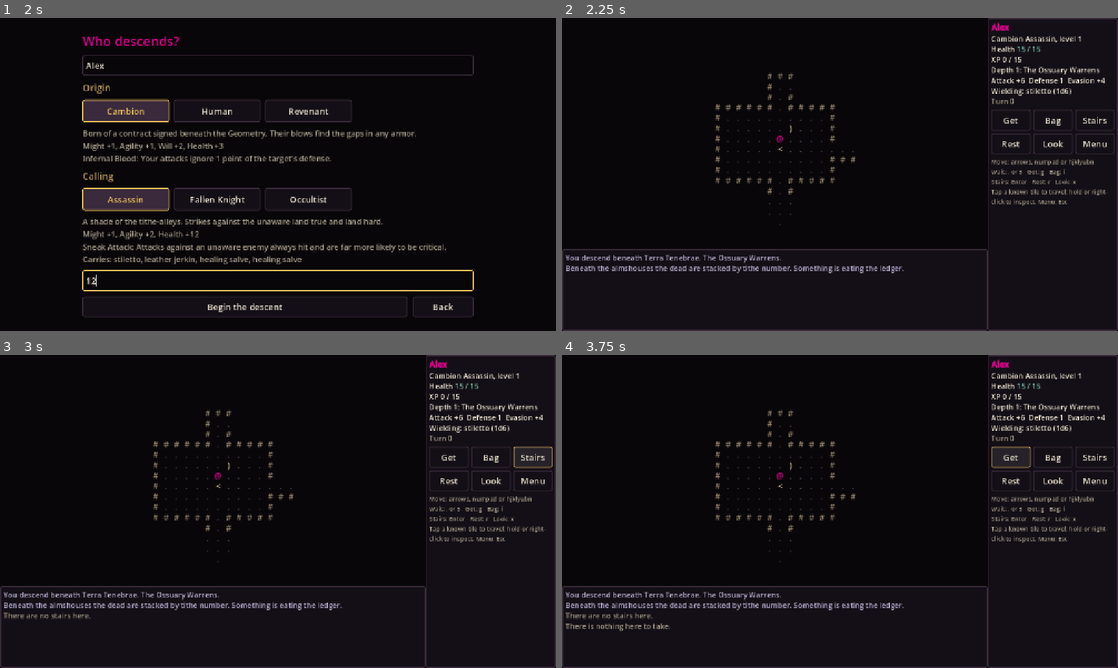
Above: before the commit, frames 1-4 (two rows, left to right).
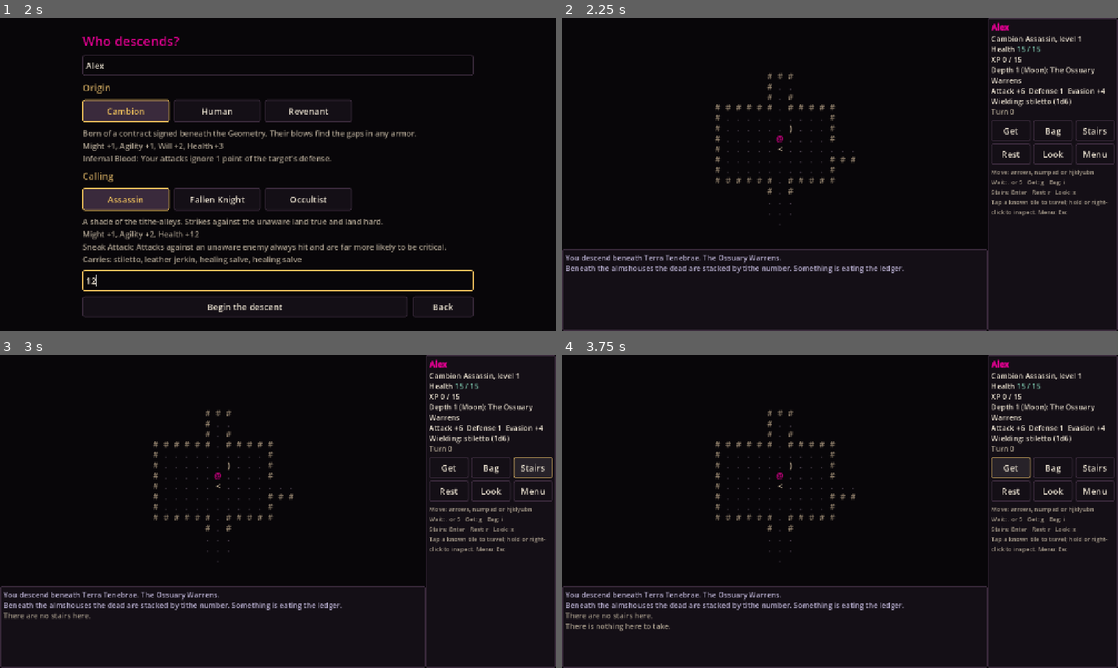
Above: after the commit, the same moments.

Repository: sophiashadow/Abyssal-Sovereign
Game: Godot game, scene res://scenes/main.tscn
Same seed, same stepped clock (60 frames per second), same inputs: the game is played once before the commit and once after it.
Inputs (mouse positions are in pixels of both pictures, inside the frame that each line leads up to):
- Up to frame 1 (2 s): click "New Run" at 0.5 s; click (278, 64) at 1.27 s; type "Alex" at 1.35 s; click (278, 280) at 1.5 s; type "12" at 1.58 s
- Up to frame 2 (2.25 s): click "Begin the descent" at 2 s
- Up to frame 3 (3 s): click "Stairs" at 2.75 s
- Up to frame 4 (3.75 s): click "Get" at 3.5 s

Frame 1 is identical in both runs. In frame 2, 2.6% of the frame differs, in the area x 77-100%, y 15-64%; in frame 3, 2.7%; in frame 4, 2.7%.

Commit message:
Milestone 4: Seven Spheres, Sphere Gates, Two Ways, and Apotheosis Guard

Diff:
--- a/content/core/floors.json
+++ b/content/core/floors.json
@@ -2,7 +2,7 @@
   "schema": "floors",
   "version": 1,
   "entries": [
-    {"id": "ossuary_warrens", "depth": 1, "name": "The Ossuary Warrens",
+    {"id": "ossuary_warrens", "depth": 1, "sphere": "Moon", "name": "The Ossuary Warrens",
      "description": "Beneath the almshouses the dead are stacked by tithe number. Something is eating the ledger.",
      "width": 60, "height": 34, "rooms_min": 7, "rooms_max": 10,
      "monsters_min": 6, "monsters_max": 9, "items_min": 5, "items_max": 7,
@@ -10,7 +10,7 @@
      "item_table": [{"id": "healing_salve", "weight": 5}, {"id": "rusted_blade", "weight": 2}, {"id": "leather_jerkin", "weight": 2},
                     {"id": "ash_robe", "weight": 1}, {"id": "stiletto", "weight": 1}],
      "exit": "stairs"},
-    {"id": "tithe_vaults", "depth": 2, "name": "The Tithe Vaults",
+    {"id": "tithe_vaults", "depth": 2, "sphere": "Mercury", "name": "The Tithe Vaults",
      "description": "Counting-rooms of the armed church, sealed and forgotten. The false sun is painted on every lintel.",
      "width": 64, "height": 36, "rooms_min": 8, "rooms_max": 11,
      "monsters_min": 8, "monsters_max": 11, "items_min": 5, "items_max": 8,
@@ -21,14 +21,49 @@
                     {"id": "eye_of_lilith", "weight": 1}, {"id": "broken_tithe_seal", "weight": 1},
                     {"id": "confessors_glass", "weight": 1}, {"id": "ophite_key", "weight": 1}],
      "exit": "stairs"},
-    {"id": "sealed_stair", "depth": 3, "name": "The Sealed Stair",
+    {"id": "gilded_choir", "depth": 3, "sphere": "Venus", "name": "The Gilded Choir",
+     "description": "A gallery of brass censers and false-sun hymnal galleries. The air tastes of copper and old vows.",
+     "width": 64, "height": 36, "rooms_min": 8, "rooms_max": 11,
+     "monsters_min": 8, "monsters_max": 11, "items_min": 5, "items_max": 8,
+     "monster_table": [{"id": "catalogued_dead", "weight": 3}, {"id": "false_sun_cultist", "weight": 4}, {"id": "ghoul", "weight": 3}],
+     "item_table": [{"id": "healing_salve", "weight": 4}, {"id": "bone_tincture", "weight": 2}, {"id": "vial_of_false_light", "weight": 2},
+                    {"id": "chain_hauberk", "weight": 1}, {"id": "notched_longsword", "weight": 1}, {"id": "flail_of_penance", "weight": 1},
+                    {"id": "eye_of_lilith", "weight": 1}, {"id": "confessors_glass", "weight": 1}],
+     "exit": "stairs"},
+    {"id": "false_solar_court", "depth": 4, "sphere": "Sun", "name": "The False Solar Court",
+     "description": "Lanterns burn without oil over dry flagstones. Cantors keep the cadence of Prosay's wheel.",
+     "width": 66, "height": 38, "rooms_min": 8, "rooms_max": 12,
+     "monsters_min": 9, "monsters_max": 12, "items_min": 6, "items_max": 9,
+     "monster_table": [{"id": "false_sun_cultist", "weight": 3}, {"id": "ghoul", "weight": 4}, {"id": "inquisition_cantor", "weight": 3}],
+     "item_table": [{"id": "bone_tincture", "weight": 3}, {"id": "healing_salve", "weight": 3}, {"id": "vial_of_false_light", "weight": 2},
+                    {"id": "flail_of_penance", "weight": 1}, {"id": "broken_tithe_seal", "weight": 1},
+                    {"id": "confessors_glass", "weight": 1}, {"id": "ophite_key", "weight": 1}],
+     "exit": "stairs"},
+    {"id": "iron_scriptorium", "depth": 5, "sphere": "Mars", "name": "The Iron Scriptorium",
+     "description": "Black-iron desks bolted to bedrock; every wall is ruled in columns of names and penalties.",
+     "width": 66, "height": 38, "rooms_min": 8, "rooms_max": 12,
+     "monsters_min": 9, "monsters_max": 12, "items_min": 6, "items_max": 9,
+     "monster_table": [{"id": "ghoul", "weight": 3}, {"id": "inquisition_cantor", "weight": 4}, {"id": "tithe_inquisitor", "weight": 3}],
+     "item_table": [{"id": "bone_tincture", "weight": 3}, {"id": "vial_of_false_light", "weight": 2},
+                    {"id": "preliator_plate", "weight": 1}, {"id": "crux_gladii", "weight": 1},
+                    {"id": "ophite_key", "weight": 1}, {"id": "broken_halo", "weight": 1}],
+     "exit": "stairs"},
+    {"id": "chamber_of_decrees", "depth": 6, "sphere": "Jupiter", "name": "The Chamber of Decrees",
+     "description": "A vaulted hall of stamped seals and unappealable judgments. Nothing descends past here unrecorded.",
+     "width": 66, "height": 38, "rooms_min": 8, "rooms_max": 12,
+     "monsters_min": 10, "monsters_max": 13, "items_min": 6, "items_max": 9,
+     "monster_table": [{"id": "ghoul", "weight": 2}, {"id": "inquisition_cantor", "weight": 4}, {"id": "tithe_inquisitor", "weight": 4}],
+     "item_table": [{"id": "bone_tincture", "weight": 3}, {"id": "healing_salve", "weight": 2}, {"id": "vial_of_false_light", "weight": 2},
+                    {"id": "preliator_plate", "weight": 1}, {"id": "crux_gladii", "weight": 1},
+                    {"id": "broken_halo", "weight": 1}, {"id": "confessors_glass", "weight": 1}],
+     "exit": "stairs"},
+    {"id": "sealed_stair", "depth": 7, "sphere": "Saturn", "name": "The Sealed Stair",
      "description": "The lowest record. Past the Sentinel is a door the Architect never wrote down.",
      "width": 66, "height": 38, "rooms_min": 8, "rooms_max": 12,
-     "monsters_min": 9, "monsters_max": 12, "items_min": 5, "items_max": 8,
-     "monster_table": [{"id": "catalogued_dead", "weight": 3}, {"id": "false_sun_cultist", "weight": 4}, {"id": "ghoul", "weight": 4}],
+     "monsters_min": 9, "monsters_max": 12, "items_min": 6, "items_max": 9,
+     "monster_table": [{"id": "inquisition_cantor", "weight": 4}, {"id": "tithe_inquisitor", "weight": 4}, {"id": "ghoul", "weight": 2}],
      "item_table": [{"id": "bone_tincture", "weight": 3}, {"id": "healing_salve", "weight": 3}, {"id": "vial_of_false_light", "weight": 2},
-                    {"id": "preliator_plate", "weight": 1}, {"id": "crux_gladii", "weight": 1}, {"id": "flail_of_penance", "weight": 1},
-                    {"id": "ophite_key", "weight": 1}, {"id": "broken_halo", "weight": 1}],
+                    {"id": "preliator_plate", "weight": 1}, {"id": "crux_gladii", "weight": 1}, {"id": "broken_halo", "weight": 1}],
      "exit": "sealed_door", "guardian": "preliator_sentinel"}
   ]
 }
--- a/content/core/monsters.json
+++ b/content/core/monsters.json
@@ -14,9 +14,15 @@
     {"id": "ghoul", "name": "ghoul", "glyph": "g", "color": "#9fb38a",
      "description": "What the ossuaries make of the hungry. Slow, patient, and very strong.",
      "hp": 20, "damage": "1d8+1", "accuracy": 1, "evasion": 0, "defense": 1, "speed": 90, "xp": 15, "perception": 6, "tags": ["undead"]},
+    {"id": "inquisition_cantor", "name": "Inquisition Cantor", "glyph": "C", "color": "#f2c35c",
+     "description": "Chants the Dominion's chains in steady cadence until sight and solace both narrow.",
+     "hp": 20, "damage": "1d6+1", "accuracy": 2, "evasion": 1, "defense": 1, "speed": 100, "xp": 22, "perception": 9, "tags": ["human", "dominion", "chain_isolation", "chain_fog"]},
+    {"id": "tithe_inquisitor", "name": "Tithe Inquisitor", "glyph": "I", "color": "#df7186",
+     "description": "Armoured in black iron to audit the deeper vaults. Strikes slow and sure.",
+     "hp": 24, "damage": "1d8+1", "accuracy": 2, "evasion": 0, "defense": 2, "speed": 95, "xp": 28, "perception": 8, "tags": ["human", "dominion"]},
     {"id": "preliator_sentinel", "name": "Preliator Sentinel", "glyph": "P", "color": "#ff4d6d",
      "description": "The warden of the Sealed Stair, black iron and imperial purple. Measured, tireless, sure it is holy.",
-     "hp": 45, "damage": "1d10+1", "accuracy": 3, "evasion": 1, "defense": 2, "speed": 100, "xp": 100, "perception": 12,
+     "hp": 50, "damage": "1d10+1", "accuracy": 4, "evasion": 1, "defense": 2, "speed": 100, "xp": 150, "perception": 12,
      "tags": ["guardian", "dominion", "chain_fog"], "unique": true}
   ]
 }
--- a/src/content/schema.gd
+++ b/src/content/schema.gd
@@ -107,6 +107,7 @@
 	"floors": {
 		"id": {"type": "id", "required": true},
 		"depth": {"type": "int", "required": true, "min": 1},
+		"sphere": {"type": "string", "required": false},
 		"name": {"type": "string", "required": true},
 		"description": {"type": "text", "required": true},
 		"width": {"type": "int", "required": true, "min": 20},
--- a/src/sim/world.gd
+++ b/src/sim/world.gd
@@ -10,7 +10,7 @@
 ## id 1, so the player wins ties. Player actions return true if they spent
 ## time; the world then runs monsters until it is the player's turn again.
 
-const SAVE_VERSION := 2
+const SAVE_VERSION := 3
 const PLAYER_ID := 1
 const COST_MOVE := 100
 const COST_ATTACK := 100
@@ -19,6 +19,8 @@
 const COST_STAIRS := 100
 const NOTICE_PCT := 60
 const MASK_RISK_MAX := 12
+const APOTHEOSIS_THRESHOLD := 8
+const GATE_METHODS: Array[String] = ["stormed", "serpents_key", "given_back", "by_name"]
 const LOG_LIMIT := 300
 ## The player recovers 1 health every this many turns (scaled by the
 ## species' heal_mult: a revenant mends at half speed).
@@ -36,6 +38,9 @@
 var turns: int = 0 # player actions taken
 var state: State = State.PLAYING
 var death_cause: String = ""
+var apotheosis: int = 0
+var way_serpent: int = 0
+var way_return: int = 0
 var next_entity_id: int = 2
 var messages: Array[Dictionary] = []
 ## Bumped whenever messages change, so the UI can redraw lazily.
@@ -322,6 +327,7 @@
 		log_msg("You lack the blood to work the %s." % d["name"], "danger")
 		return false
 	player.hp -= cost
+	apotheosis += 1
 	apply_status(player, sid)
 	if sid == "confessors_clarity" and player.has_status("perception_fog"):
 		_remove_status(player, "perception_fog")
@@ -345,6 +351,8 @@
 	if mods.has("max_hp") and int(mods["max_hp"]) > 0:
 		player.hp = mini(player.stat("max_hp"), player.hp + int(mods["max_hp"]))
 	player.inventory.remove_at(index)
+	apotheosis += 2
+	way_serpent += 1
 	update_fov()
 	log_msg("You transmute the %s; its power stays with you." % d["name"], "lore")
 	return _finish_player_action(COST_ITEM)
@@ -366,17 +374,79 @@
 	return _finish_player_action(COST_ITEM)
 
 
+func needs_gate_to_descend() -> bool:
+	return state == State.PLAYING and current_floor().get_tile(player.pos) == Tiles.STAIRS_DOWN and not floors.has(depth + 1)
+
+
+func player_descend_gate(method: String) -> bool:
+	if state != State.PLAYING:
+		return false
+	if current_floor().get_tile(player.pos) != Tiles.STAIRS_DOWN:
+		log_msg("There are no stairs here.")
+		return false
+	if not GATE_METHODS.has(method):
+		return false
+	var first_visit := not floors.has(depth + 1)
+	if first_visit:
+		match method:
+			"stormed":
+				var cost := mini(3, maxi(0, player.hp - 1))
+				player.hp -= cost
+				apotheosis += 2
+				log_msg("You force the Sphere Gate open.", "danger")
+			"serpents_key":
+				var cost := mini(2, maxi(0, player.hp - 1))
+				player.hp -= cost
+				way_serpent += 1
+				apotheosis += 1
+				log_msg("You slip the Serpent's Key into the seam of the gate.", "lore")
+			"given_back":
+				var cidx := -1
+				for i in player.inventory.size():
+					if String(player.inventory[i].def(db)["kind"]) == "consumable":
+						cidx = i
+						break
+				if cidx >= 0:
+					var cit := player.inventory[cidx]
+					cit.quantity -= 1
+					if cit.quantity <= 0:
+						player.inventory.remove_at(cidx)
+				else:
+					player.hp -= mini(3, maxi(0, player.hp - 1))
+				way_return += 1
+				apotheosis = maxi(0, apotheosis - 2)
+				log_msg("You lay down leverage at the threshold and pass.", "good")
+			"by_name":
+				apotheosis = maxi(0, apotheosis - 1)
+				log_msg("You speak your own name to the gate; something below hears it.", "lore")
+	_enter_floor(depth + 1, true)
+	if first_visit and method == "by_name":
+		var nearest: Actor = null
+		var best_d := 1 << 30
+		for a in current_floor().actors:
+			if not a.is_player and a.is_alive():
+				var d_m := Grid.chebyshev(a.pos, player.pos)
+				if d_m < best_d:
+					best_d = d_m
+					nearest = a
+		if nearest != null:
+			nearest.awake = true
+			_remember_player(nearest)
+	var fd := db.floor_for_depth(depth)
+	var sphere := String(fd.get("sphere", ""))
+	var fname := "%s (%s)" % [fd.get("name", "the next floor"), sphere] if sphere != "" else String(fd.get("name", "the next floor"))
+	log_msg("You descend to %s." % fname, "lore")
+	log_msg(String(fd.get("description", "")), "lore")
+	return _finish_player_action(COST_STAIRS)
+
+
 ## Takes the stairs under the player, if any.
 func player_stairs() -> bool:
 	if state != State.PLAYING:
 		return false
 	var t := current_floor().get_tile(player.pos)
 	if t == Tiles.STAIRS_DOWN:
-		_enter_floor(depth + 1, true)
-		var fd := db.floor_for_depth(depth)
-		log_msg("You descend to %s." % fd.get("name", "the next floor"), "lore")
-		log_msg(String(fd.get("description", "")), "lore")
-		return _finish_player_action(COST_STAIRS)
+		return player_descend_gate("stormed")
 	if t == Tiles.STAIRS_UP:
 		if depth == 1:
 			log_msg("Above is the Architect's daylight. You did not come down here to go back.")
@@ -686,6 +756,11 @@
 func gain_xp(amount: int) -> void:
 	if amount <= 0:
 		return
+	if apotheosis >= APOTHEOSIS_THRESHOLD:
+		if not player.flags.has("apotheosis_warned"):
+			player.flags["apotheosis_warned"] = 1
+			log_msg("The record no longer measures you; you have begun to write it.", "lore")
+		return
 	player.xp += amount
 	while player.xp >= xp_for_level(player.level + 1):
 		player.level += 1
@@ -729,6 +804,8 @@
 			log_msg("You use the %s and recover %d health." % [d["name"], a.hp - before], "good")
 		"status":
 			log_msg("You drink the %s." % d["name"], "info")
+			if String(d["status"]) == "false_light":
+				apotheosis += 2
 			apply_status(a, String(d["status"]))
 	it.quantity -= 1
 	if it.quantity <= 0:
@@ -783,7 +860,37 @@
 func _win() -> void:
 	turns += 1
 	state = State.WON
-	log_msg("You step through the Unwritten Door, into a dark the Architect never mapped.", "lore")
+	var vic := victory_kind()
+	if String(vic["id"]) == "by_decree":
+		log_msg("The Unwritten Door opens and accepts your seal. You won. That is the problem.", "lore")
+	else:
+		log_msg("You step through the Unwritten Door, into a dark the Architect never mapped.", "lore")
+
+
+func victory_kind() -> Dictionary:
+	if apotheosis >= APOTHEOSIS_THRESHOLD:
+		return {
+			"id": "by_decree",
+			"title": "Victory: By Decree",
+			"epitaph": "You won. That's the problem. The Unwritten Door opens and accepts your seal; a smaller Rex Mundi wears your face.",
+		}
+	if way_serpent > way_return:
+		return {
+			"id": "serpent",
+			"title": "Victory: The Serpent's Way",
+			"epitaph": "You leave by the Serpent's seam—carrying the stolen key, uncounted and unanswered.",
+		}
+	if way_return > way_serpent:
+		return {
+			"id": "return",
+			"title": "Victory: The Way of Return",
+			"epitaph": "You leave by the Way of Return—empty-handed, oriented, and outside the ledger.",
+		}
+	return {
+		"id": "unwritten",
+		"title": "You passed through the Unwritten Door.",
+		"epitaph": "The Sentinel is unmade and the door the Architect never wrote down stands behind you. Beyond it is a dark that is yours.",
+	}
 
 
 func named_loss() -> Dictionary:
@@ -818,6 +925,7 @@
 		"seed": str(run_seed),
 		"depth": depth, "time": time, "turns": turns,
 		"state": int(state), "cause": death_cause,
+		"apotheosis": apotheosis, "way_serpent": way_serpent, "way_return": way_return,
 		"next_id": next_entity_id,
 		"rng": rng.get_state_string(),
 		"player": player.to_dict(),
@@ -827,9 +935,9 @@
 
 
 static func _migrate(d: Dictionary) -> Dictionary:
-	var ver := int(d.get("save_version", -1))
+	var out := d.duplicate(true)
+	var ver := int(out.get("save_version", -1))
 	if ver == 1:
-		var out := d.duplicate(true)
 		out["save_version"] = 2
 		if typeof(out.get("player")) == TYPE_DICTIONARY:
 			out["player"]["mask"] = out["player"].get("mask", "bare_face")
@@ -842,8 +950,13 @@
 						if typeof(a) == TYPE_DICTIONARY:
 							a["mask"] = a.get("mask", "bare_face")
 							a["mask_risk"] = int(a.get("mask_risk", 0))
-		return out
-	return d
+		ver = 2
+	if ver == 2:
+		out["save_version"] = 3
+		out["apotheosis"] = int(out.get("apotheosis", 0))
+		out["way_serpent"] = int(out.get("way_serpent", 0))
+		out["way_return"] = int(out.get("way_return", 0))
+	return out
 
 
 ## Rebuilds a run from to_dict() output. Returns null and fills `errors`
@@ -873,6 +986,9 @@
 	w.turns = int(d["turns"])
 	w.state = int(d["state"]) as State
 	w.death_cause = String(d.get("cause", ""))
+	w.apotheosis = int(d.get("apotheosis", 0))
+	w.way_serpent = int(d.get("way_serpent", 0))
+	w.way_return = int(d.get("way_return", 0))
 	w.next_entity_id = int(d["next_id"])
 	w.rng = Rng.new(0)
 	w.rng.set_state_string(String(d["rng"]))
--- a/src/ui/main.gd
+++ b/src/ui/main.gd
@@ -447,7 +447,8 @@
 	t.append("%s %s, level %d" % [db.get_def("species", p.species_id)["name"], db.get_def("classes", p.class_id)["name"], p.level])
 	t.append("Health [color=#%s]%d / %d[/color]" % [hp_col.to_html(false), p.hp, mx])
 	t.append("XP %d / %d" % [p.xp, World.xp_for_level(p.level + 1)])
-	t.append("Depth %d: %s" % [world.depth, fd.get("name", "")])
+	var sphere := String(fd.get("sphere", ""))
+	t.append("Depth %d (%s): %s" % [world.depth, sphere, fd.get("name", "")] if sphere != "" else "Depth %d: %s" % [world.depth, fd.get("name", "")])
 	t.append("Attack %+d  Defense %d  Evasion %+d" % [p.stat("accuracy"), p.stat("defense"), p.stat("evasion")])
 	var w := p.equipped("weapon")
 	t.append("Wielding: %s (%s)" % [w.display_name(db), p.damage_dice()] if w != null else "Wielding: bare hands (1d2)")
@@ -456,6 +457,8 @@
 	for s in p.statuses:
 		var sd := db.get_def("statuses", s["id"])
 		t.append("[color=%s]%s (%d)[/color]" % [String(sd.get("color", "#eee5d3")), sd["name"], int(s["turns"])])
+	if world.apotheosis >= World.APOTHEOSIS_THRESHOLD:
+		t.append("[color=#%s]Apotheosis guard active[/color]" % Palette.FALSE_SUN.to_html(false))
 	var foes := world.visible_hostiles()
 	if not foes.is_empty():
 		t.append("[color=#%s]In view: %d[/color]" % [Palette.ALERT.to_html(false), foes.size()])
@@ -507,8 +510,11 @@
 
 func _act_stairs() -> void:
 	if overlay == null:
-		world.player_stairs()
-		_after_action()
+		if world.needs_gate_to_descend():
+			_show_gate()
+		else:
+			world.player_stairs()
+			_after_action()
 
 
 func _act_rest() -> void:
@@ -648,6 +654,35 @@
 
 
 # ================================================================ overlays
+
+func _show_gate() -> void:
+	if not world.needs_gate_to_descend() or overlay != null:
+		return
+	var next_fd := db.floor_for_depth(world.depth + 1)
+	var sphere := String(next_fd.get("sphere", "the next sphere"))
+	var col := _open_overlay("Sphere Gate: %s" % sphere, Palette.FALSE_SUN)
+	col.add_child(_label("Choose how to cross into %s:" % next_fd.get("name", sphere), Palette.TEXT_DIM, 0.85))
+	var choices := [
+		["stormed", "Stormed", "Force the gate (-3 HP, +apotheosis)."],
+		["serpents_key", "Serpent's Key", "Slip the seam (-2 HP, Serpent's Way, +apotheosis)."],
+		["given_back", "Given Back", "Surrender 1 consumable (or 3 HP); Way of Return, -apotheosis."],
+		["by_name", "By Name", "Speak your name (-apotheosis; alerts the nearest foe below)."],
+	]
+	var first: Button = null
+	for ch in choices:
+		var method: String = ch[0]
+		var b := _btn(ch[1], func() -> void:
+			_close_overlay()
+			if world.player_descend_gate(method):
+				_after_action())
+		col.add_child(b)
+		col.add_child(_label(ch[2], Palette.TEXT_DIM, 0.78))
+		if first == null:
+			first = b
+	col.add_child(_btn("Cancel", _close_overlay))
+	if first != null:
+		first.call_deferred("grab_focus")
+
 
 func _show_masks() -> void:
 	if not world.player.has_trait("mask_stances") or overlay != null:
@@ -874,14 +909,16 @@
 
 func _show_end() -> void:
 	var won := world.state == World.State.WON
+	var vic := world.victory_kind() if won else {}
 	var loss := {} if won else world.named_loss()
-	var title := "You passed through the Unwritten Door." if won else "Loss: %s" % String(loss["title"])
-	var col := _open_overlay(title, Palette.GOOD if won else Palette.ALERT)
+	var title := String(vic["title"]) if won else "Loss: %s" % String(loss["title"])
+	var title_col := (Palette.FALSE_SUN if String(vic.get("id", "")) == "by_decree" else Palette.GOOD) if won else Palette.ALERT
+	var col := _open_overlay(title, title_col)
 	screen = Screen.END
 	var p := world.player
 	var fd := db.floor_for_depth(world.depth)
 	if won:
-		col.add_child(_label("The Sentinel is unmade and the door the Architect never wrote down stands behind you. Beyond it is a dark that is yours.", Palette.LORE))
+		col.add_child(_label(String(vic["epitaph"]), Palette.LORE))
 	else:
 		col.add_child(_label(String(loss["epitaph"]), Palette.LORE))
 		col.add_child(_label("Slain by %s in %s." % [world.death_cause, fd.get("name", "the dark")], Palette.TEXT))
--- a/tests/auto_player.gd
+++ b/tests/auto_player.gd
@@ -46,6 +46,8 @@
 	if m.get_tile(p.pos) == Tiles.STAIRS_DOWN:
 		if world.can_rest():
 			return world.player_rest(200) > 0
+		if world.needs_gate_to_descend():
+			return world.player_descend_gate("given_back" if world.apotheosis >= World.APOTHEOSIS_THRESHOLD - 2 else "by_name")
 		return world.player_stairs()
 	if p.hp * 10 < p.stat("max_hp") * 7 and world.can_rest():
 		return world.player_rest(50) > 0
--- a/tests/test_content.gd
+++ b/tests/test_content.gd
@@ -23,7 +23,7 @@
 	eq(d.warnings.size(), 0, "no warnings in core content: %s" % str(d.warnings))
 	for kind in ContentSchema.KINDS:
 		ok(d.ids(kind).size() > 0, "%s has entries" % kind)
-	eq(d.max_depth(), 3, "three floors")
+	eq(d.max_depth(), 7, "seven spheres")
 
 
 func test_required_content_present() -> void:
--- /dev/null
+++ b/tests/test_depth.gd
@@ -0,0 +1,40 @@
+extends TestCase
+## Seven Spheres, Sphere Gates, Two Ways, and the Apotheosis Guard.
+
+
+func test_seven_spheres_all_reachable_and_descendable() -> void:
+	var w := World.new_run(db(), 1337, "human", "fallen_knight", "Sph")
+	eq(db().max_depth(), 7, "seven spheres defined")
+	var methods := ["stormed", "serpents_key", "given_back", "by_name", "stormed", "given_back"]
+	for i in methods.size():
+		var m := w.current_floor()
+		w.player.pos = m.down_pos
+		w.player.hp = w.player.stat("max_hp")
+		ok(w.needs_gate_to_descend(), "depth %d requires gate" % w.depth)
+		ok(w.player_descend_gate(methods[i]), "descended via %s" % methods[i])
+		eq(w.depth, i + 2, "arrived at depth %d" % (i + 2))
+		ok(not w.needs_gate_to_descend(), "already at down or sealed door")
+	var deepest := w.current_floor()
+	eq(deepest.get_tile(deepest.exit_pos), Tiles.DOOR_SEALED, "depth 7 holds the sealed door")
+
+
+func test_apotheosis_guard_halts_xp_and_triggers_by_decree_win() -> void:
+	var w := World.new_run(db(), 77, "human", "occultist", "Decree")
+	w.apotheosis = World.APOTHEOSIS_THRESHOLD
+	var xp_before := w.player.xp
+	w.gain_xp(100)
+	eq(w.player.xp, xp_before, "apotheosis guard halts XP gain")
+	ok(w.player.flags.has("apotheosis_warned"), "apotheosis warning flagged")
+	eq(String(w.victory_kind()["id"]), "by_decree", "high apotheosis gives By Decree victory")
+
+
+func test_two_ways_and_balanced_victory_families() -> void:
+	var w := World.new_run(db(), 88, "cambion", "assassin", "Ways")
+	eq(String(w.victory_kind()["id"]), "unwritten", "balanced start gives unwritten victory")
+	w.way_serpent = 2
+	w.way_return = 1
+	eq(String(w.victory_kind()["id"]), "serpent", "serpent majority gives Serpent's Way")
+	w.way_return = 3
+	eq(String(w.victory_kind()["id"]), "return", "return majority gives Way of Return")
+	w.apotheosis = World.APOTHEOSIS_THRESHOLD
+	eq(String(w.victory_kind()["id"]), "by_decree", "apotheosis overrides ways with By Decree")
--- a/tests/test_dungeon.gd
+++ b/tests/test_dungeon.gd
@@ -1,6 +1,6 @@
 extends TestCase
 
-const SEEDS_PER_FLOOR := 300
+const SEEDS_PER_FLOOR := 150
 
 
 func _signature(m: FloorMap) -> String:
--- a/tests/test_save.gd
+++ b/tests/test_save.gd
@@ -35,6 +35,26 @@
 	if w2 != null:
 		eq(w2.player.mask, "bare_face", "default mask applied")
 		eq(w2.player.mask_risk, 0, "default mask_risk applied")
+		eq(w2.apotheosis, 0, "default apotheosis applied")
+		eq(w2.way_serpent, 0, "default way_serpent applied")
+		eq(w2.way_return, 0, "default way_return applied")
+
+
+func test_v2_save_migrates_to_v3() -> void:
+	var w := World.new_run(db(), 4242, "human", "assassin", "Mig2")
+	var d := _through_json(w)
+	d["save_version"] = 2
+	d.erase("apotheosis")
+	d.erase("way_serpent")
+	d.erase("way_return")
+	var errors: PackedStringArray = []
+	var w2 := World.from_dict(db(), d, errors)
+	eq(errors.size(), 0, "v2 save migrates cleanly: %s" % ", ".join(errors))
+	ok(w2 != null, "migrated v2 world loaded")
+	if w2 != null:
+		eq(w2.apotheosis, 0, "default apotheosis")
+		eq(w2.way_serpent, 0, "default way_serpent")
+		eq(w2.way_return, 0, "default way_return")
 
 
 func test_round_trip_is_exact() -> void:
Not shown, added: tests/test_depth.gd.uid
Not shown, changed: ARCHITECTURE.md
Not shown, changed: DESIGN.md
Not shown, changed: ROADMAP.md
Not shown, changed: docs/CONTENT_SCHEMA.md
Not shown, changed: docs/HANDOFF.md
Not shown, changed: docs/LORE.md
